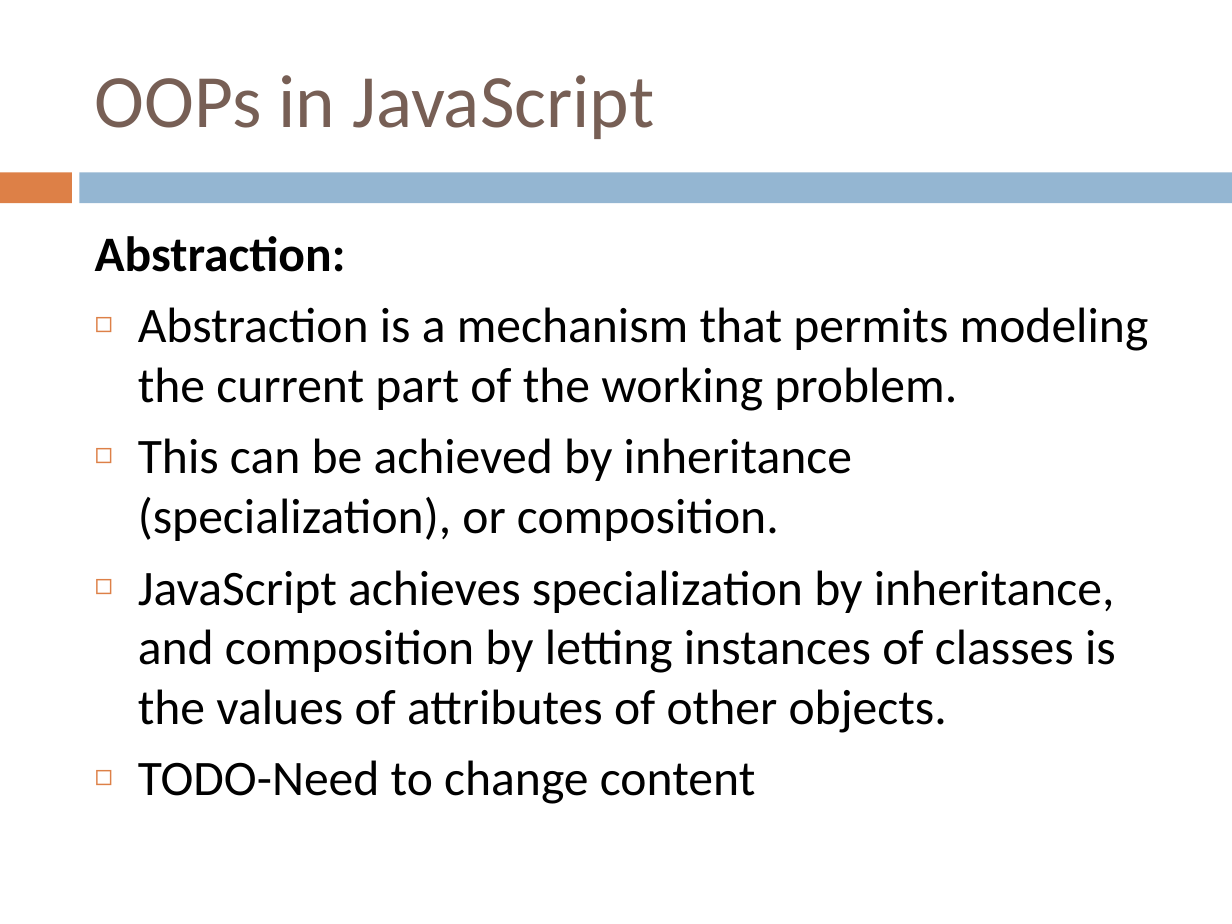
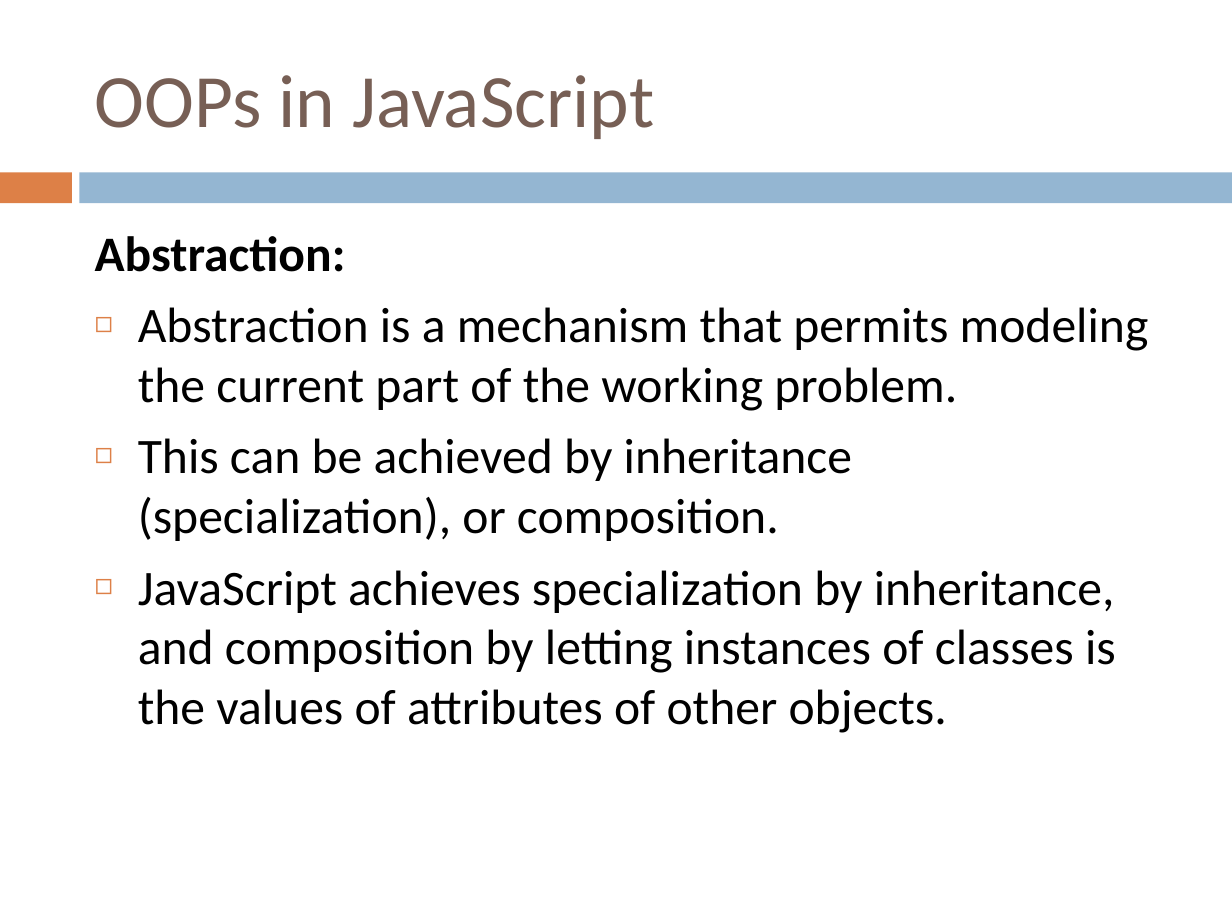
Before and after one commit to yedukondalurd/PPT, a slide deck: slide 28 of Advanced Javascript Day-1.pptx. Drawn at 1232x924 pixels with LibreOffice and Linux fonts; fonts in the diff are those of the drawing. Boxes give left, top, right and bottom in pixels: in the first picture for what was removed or moved away, otherwise in the second. Text is boxed around its words. In the diff, an @@ line names an element or a change of style, - is before the commit and + after.

```diff
--- a/Advanced Javascript Day-1.pptx
+++ b/Advanced Javascript Day-1.pptx
@@ text at (x1=138, y1=760, x2=755, y2=804): paragraph removed @@
-◻ TODO-Need to change content
```
Also in this commit, not shown: 5 other slides changed, 9 other files.
